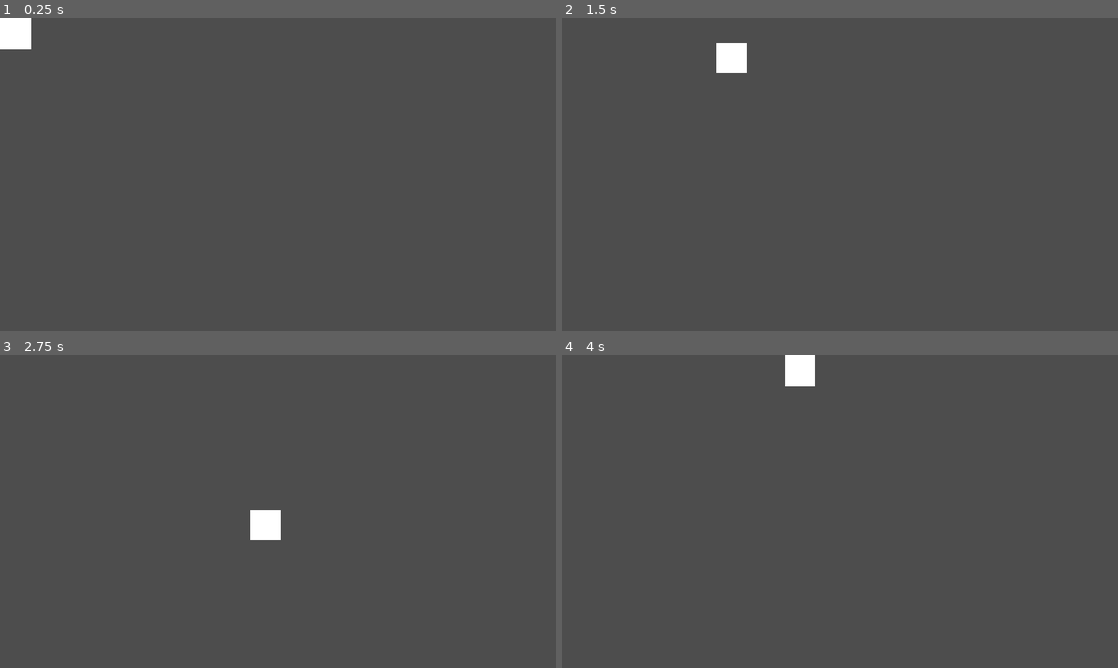
Above: before the commit, frames 1-4 (two rows, left to right).
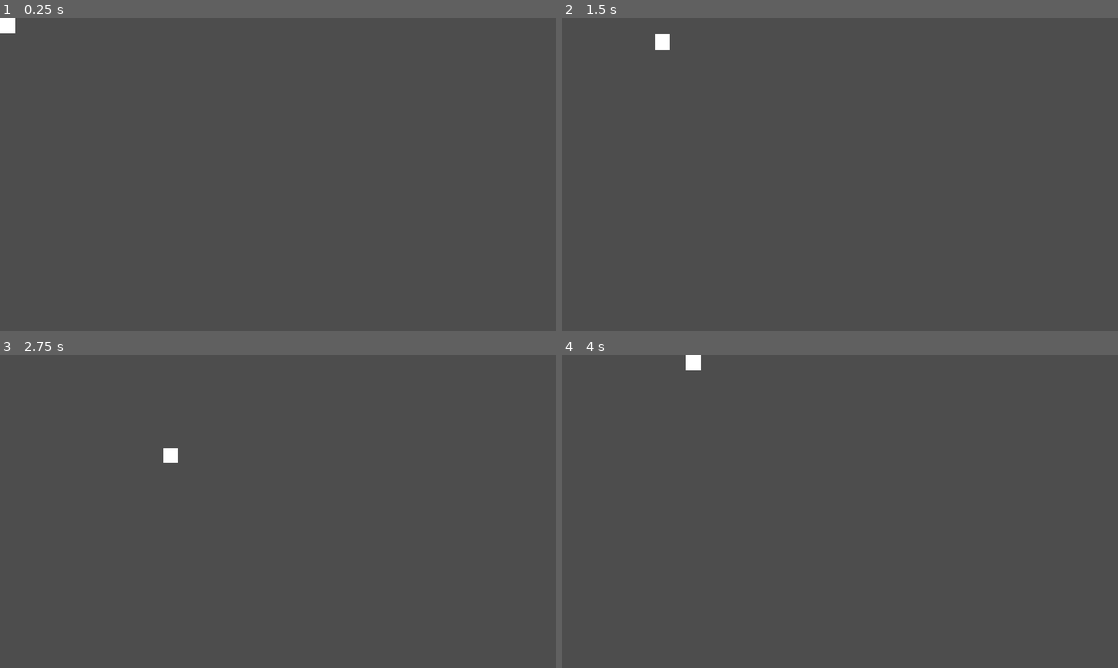
Above: after the commit, the same moments.

Repository: MukkiGames-Production/GithubGameJam2026
Game: Godot game, scene res://player_move_scene.tscn
Two runs of this game, one before a commit and one after it. Both use one fixed random seed, a clock stepped at 60 frames per second and the inputs below.
Inputs:
- Up to frame 1 (0.25 s): no input
- Up to frame 2 (1.5 s): tap Enter at 0.5 s; hold Right (ui_right) 0.53-1.28 s; hold Down (ui_down) from 1.28 s (still down)
- Up to frame 3 (2.75 s): release Down (ui_down) at 2.03 s; hold Right (ui_right) from 2.03 s (still down)
- Up to frame 4 (4 s): release Right (ui_right) at 2.78 s; hold Up (ui_up) 2.78-3.53 s; hold Left (ui_left) from 3.53 s (still down)

The runs differ from the first frame. In frame 1, 0.4% of the frame differs, in the area x 0-6%, y 0-10%; in frame 2, 0.7%; in frame 3, 0.6%; in frame 4, 0.7%, in the area x 22-46%, y 0-10%.

Commit message:
shrank player, also changed it to Node2D

Diff:
--- a/shifting-babaisyou-2/player.gd
+++ b/shifting-babaisyou-2/player.gd
@@ -1,7 +1,12 @@
-extends CharacterBody2D
+extends Node2D
 
 @export var tile_size: int = 64
-@export var move_speed: float = 6.0
+@export var move_speed: float = 8.0
+
+# References to all your specific TileMapLayers from the Inspector
+@export var walls_layer: TileMapLayer
+@export var boxes_layer: TileMapLayer
+@export var modifiers_layer: TileMapLayer  # Added to track your goal markings!
 
 var inputs := {
 	&"ui_right": Vector2.RIGHT,
@@ -11,24 +16,19 @@
 }
 
 var moving := false
-var desired_dir: Vector2 = Vector2.ZERO   # The direction the player currently wants to go
-
-@onready var ray: RayCast2D = $RayCast2D
+var desired_dir: Vector2 = Vector2.ZERO
 
 func _ready() -> void:
 	position = position.snapped(Vector2.ONE * tile_size) + Vector2.ONE * (tile_size / 2.0)
-	ray.collide_with_areas = true
 
 func _unhandled_input(event: InputEvent) -> void:
-	# Update desired direction on press
 	for action in inputs:
 		if event.is_action_pressed(action):
 			desired_dir = inputs[action]
 			if not moving:
 				try_move()
-			return   # Newest press wins
+			return
 
-	# Clear desired direction when the key is released (optional but feels cleaner)
 	for action in inputs:
 		if event.is_action_released(action) and inputs[action] == desired_dir:
 			desired_dir = Vector2.ZERO
@@ -38,20 +38,57 @@
 	if desired_dir == Vector2.ZERO or moving:
 		return
 
-	ray.target_position = desired_dir * tile_size
-	ray.force_raycast_update()
+	var current_tile := walls_layer.local_to_map(position)
+	var next_tile := current_tile + Vector2i(desired_dir)
+	var next_next_tile := next_tile + Vector2i(desired_dir)
 
-	if ray.is_colliding():
+	if is_wall(next_tile):
 		return
+
+	if is_box(next_tile):
+		if is_wall(next_next_tile) or is_box(next_next_tile):
+			return
+		else:
+			move_box_tile(next_tile, next_next_tile)
+			# Check if the player won after moving a box
+			check_win_condition()
 
 	moving = true
 	var target := position + desired_dir * tile_size
 
 	var tween := create_tween()
-	tween.tween_property(self, "position", target, 1.0 / move_speed)\
-		.set_trans(Tween.TRANS_SINE)
+	tween.tween_property(self, "position", target, 1.0 / move_speed).set_trans(Tween.TRANS_SINE)
 	await tween.finished
 	moving = false
 
-	# Immediately try the next move if the player is still holding a direction
 	try_move()
+
+func is_wall(cell_coord: Vector2i) -> bool:
+	return walls_layer.get_cell_source_id(cell_coord) != -1
+
+func is_box(cell_coord: Vector2i) -> bool:
+	return boxes_layer.get_cell_source_id(cell_coord) != -1
+
+func move_box_tile(from_cell: Vector2i, to_cell: Vector2i) -> void:
+	var source_id := boxes_layer.get_cell_source_id(from_cell)
+	var atlas_coords := boxes_layer.get_cell_atlas_coords(from_cell)
+	var alternative_tile := boxes_layer.get_cell_alternative_tile(from_cell)
+
+	boxes_layer.set_cell(to_cell, source_id, atlas_coords, alternative_tile)
+	boxes_layer.set_cell(from_cell, -1)
+
+# New Helper: Scans the level to see if every goal cell is covered by a box cell
+func check_win_condition() -> void:
+	var all_goals := modifiers_layer.get_used_cells()
+
+	# If there are no goals placed in the level, don't trigger a win
+	if all_goals.is_empty():
+		return
+
+	for goal_cell in all_goals:
+		# If any goal cell does NOT have a box on it, the puzzle is not solved yet
+		if not is_box(goal_cell):
+			return
+
+	print("Level Complete! All boxes are on goals.")
+	# Add your scene transition or victory screen logic here
--- a/shifting-babaisyou-2/player_move_scene.tscn
+++ b/shifting-babaisyou-2/player_move_scene.tscn
@@ -1,9 +1,6 @@
 [gd_scene format=3 uid="uid://cext41l5hxvtw"]
 
 [ext_resource type="Script" uid="uid://grsm16dyqtpg" path="res://player.gd" id="1_pnmjv"]
-
-[sub_resource type="RectangleShape2D" id="RectangleShape2D_nslow"]
-size = Vector2(64, 64)
 
 [sub_resource type="Gradient" id="Gradient_srx0k"]
 offsets = PackedFloat32Array(1)
@@ -11,18 +8,27 @@
 
 [sub_resource type="GradientTexture2D" id="GradientTexture2D_nslow"]
 gradient = SubResource("Gradient_srx0k")
+width = 32
+height = 32
 
 [node name="Node2D" type="Node2D" unique_id=532175261]
 
-[node name="TileMapLayer" type="TileMapLayer" parent="." unique_id=1678928662]
+[node name="Floor" type="TileMapLayer" parent="." unique_id=1678928662]
 
-[node name="CharacterBody2D" type="CharacterBody2D" parent="." unique_id=1527255110]
+[node name="Modifiers" type="TileMapLayer" parent="." unique_id=1193489730]
+
+[node name="Hazards" type="TileMapLayer" parent="." unique_id=1903783359]
+
+[node name="Walls" type="TileMapLayer" parent="." unique_id=487960047]
+
+[node name="Boxes" type="TileMapLayer" parent="." unique_id=1862602757]
+
+[node name="CharacterBody2D" type="Node2D" parent="." unique_id=1727701370 node_paths=PackedStringArray("walls_layer", "boxes_layer", "modifiers_layer")]
 script = ExtResource("1_pnmjv")
-
-[node name="CollisionShape2D" type="CollisionShape2D" parent="CharacterBody2D" unique_id=7844911]
-shape = SubResource("RectangleShape2D_nslow")
+tile_size = 32
+walls_layer = NodePath("../Walls")
+boxes_layer = NodePath("../Boxes")
+modifiers_layer = NodePath("../Modifiers")
 
 [node name="Sprite2D" type="Sprite2D" parent="CharacterBody2D" unique_id=1442057269]
 texture = SubResource("GradientTexture2D_nslow")
-
-[node name="RayCast2D" type="RayCast2D" parent="CharacterBody2D" unique_id=1671436400]
